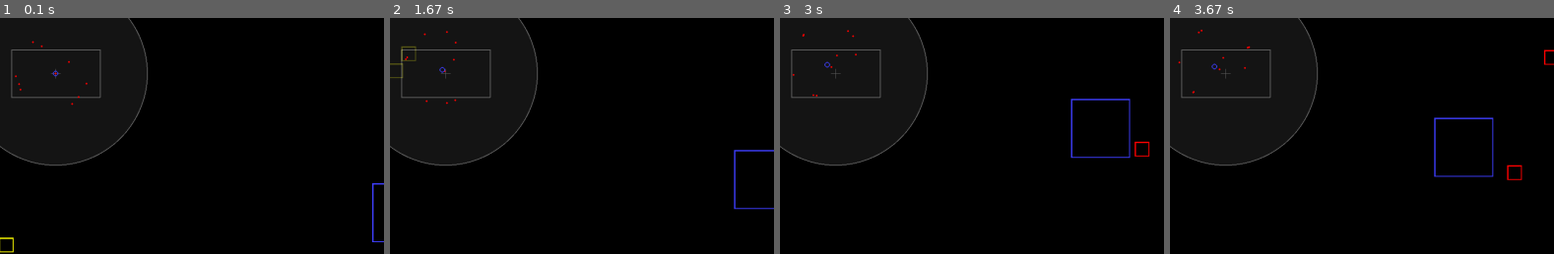
Above: before the commit, frames 1-4 (left to right).
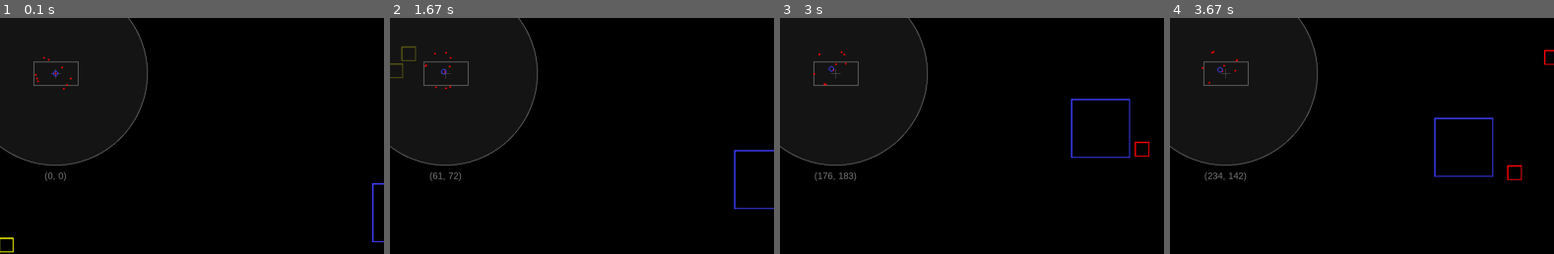
Above: after the commit, the same moments.

Repository: straylight77/arcade
Game: pygame game, started from pygame/miner2525.py
Same seed, same stepped clock (60 frames per second), same inputs: the game is played once before the commit and once after it.
Inputs:
- Up to frame 1 (0.1 s): no input
- Up to frame 2 (1.67 s): hold Right 0.33-0.8 s; hold Up 0.83-1.13 s; hold Right 1.17-1.63 s
- Up to frame 3 (3 s): hold Left 1.67-2.2 s; hold Left 2.23-2.63 s; hold Up from 2.67 s (still down)
- Up to frame 4 (3.67 s): release Up at 3.03 s; hold Right from 3.07 s (still down)
The pictures show only the part of the screen within x 5-55%, y 9-59%; the shares and areas given below are measured in that part.

The runs differ from the first frame. In frame 1, 0.7% of the frame differs, in the area x 2-27%, y 9-70%; in frame 2, 0.8%; in frame 3, 0.8%; in frame 4, 0.8%, in the area x 2-27%, y 5-70%.

Commit message:
Added current coordinates to display.  Doubled range of the radar.

Diff:
--- a/pygame/miner2525.py
+++ b/pygame/miner2525.py
@@ -23,14 +23,8 @@
 
 #-----------------------------------------------------------------------------
 class GameObject(pygame.sprite.Sprite):
-    """
-    Base class containing logic for objects in the game. Implements the physics
-    of position (pos) and velocity (vel) within the game world.
-    pos ->
-    vel ->
-    angle ->
-    drag ->
-    """
+    """Base class containing logic for objects in the game. Implements the physics
+    of position (pos) and velocity (vel) within the game world."""
 
     def __init__(self, pos=(0,0), vel=(0,0)):
         pygame.sprite.Sprite.__init__(self)
@@ -92,7 +86,6 @@
         pts = ( (32, 16), (0, 28), (0, 4) )
         super().load_sprite(32, pts, GRAY)
 
-
     def update(self, cmd):
         self.angle += 10 * (cmd['right'] + cmd['left'])
         if cmd['thrust']:
@@ -224,7 +217,11 @@
 
 
 def draw_hud(disp, player):
-    pygame.draw.circle(disp, DARKGRAY, (MAX_X/2, MAX_Y/2), 500, width=1)
+    #pygame.draw.circle(disp, DARKGRAY, (MAX_X/2, MAX_Y/2), 500, width=1)
+    FONT = pygame.font.SysFont('arial', 20)
+    msg_disp = FONT.render(f"({player.pos[0]:.0f}, {player.pos[1]:.0f})", True, GRAY, BLACK)
+    w = msg_disp.get_width()
+    disp.blit(msg_disp, (210-w/2, 420))
 
 
 def draw_radar_hud(disp):
@@ -237,10 +234,10 @@
     pygame.draw.circle(s, GRAY, (r,r), r, width=2)      # outer circle
     #pygame.draw.circle(s, GRAY, (r,r), 50, width=1)     # inner circle
     pts =[
-        (r-MAX_X/2/10, r-MAX_Y/2/10),
-        (r+MAX_X/2/10, r-MAX_Y/2/10),
-        (r+MAX_X/2/10, r+MAX_Y/2/10),
-        (r-MAX_X/2/10, r+MAX_Y/2/10)
+        (r-MAX_X/2/20, r-MAX_Y/2/20),
+        (r+MAX_X/2/20, r-MAX_Y/2/20),
+        (r+MAX_X/2/20, r+MAX_Y/2/20),
+        (r-MAX_X/2/20, r+MAX_Y/2/20)
     ]
     pygame.draw.polygon(s, GRAY, pts, 2)  # rectangle to show the viewport
     pygame.draw.line(s, GRAY, (r-10,r), (r+10,r), width=1)  # crosshairs
@@ -250,10 +247,11 @@
 
 def draw_radar_objects(disp, player, objects, color, r):
     #TODO show arrow towards station when it goes off the radar (?)
+    scale = 10
     for obj in objects:
-        if obj.get_distance_from(player.pos) < 2000:
-            x = 210 + (obj.pos[0] - player.pos[0]) / 10
-            y = 210 + (obj.pos[1] - player.pos[1]) / 10
+        if obj.get_distance_from(player.pos) < 4000:
+            x = 210 + (obj.pos[0] - player.pos[0]) / 20
+            y = 210 + (obj.pos[1] - player.pos[1]) / 20
             pygame.draw.circle(disp, color, (x, y), r, width=2)
 
 
@@ -300,7 +298,7 @@
         DISPLAY.fill(BGCOLOR)
         allsprites.draw(DISPLAY)
 
-        #draw_hud(DISPLAY, player)
+        draw_hud(DISPLAY, player)
         draw_radar_hud(DISPLAY)
         draw_radar_objects(DISPLAY, player, asteroids.sprites(), RED, 2)
         draw_radar_objects(DISPLAY, player, [station], BLUE, 6)
@@ -312,7 +310,6 @@
             #DISPLAY.blit(msg_disp, (10, 10+i*30))
             i += 1
 
-
         # advance game frame
         pygame.display.update()
         CLOCK.tick(FPS)
